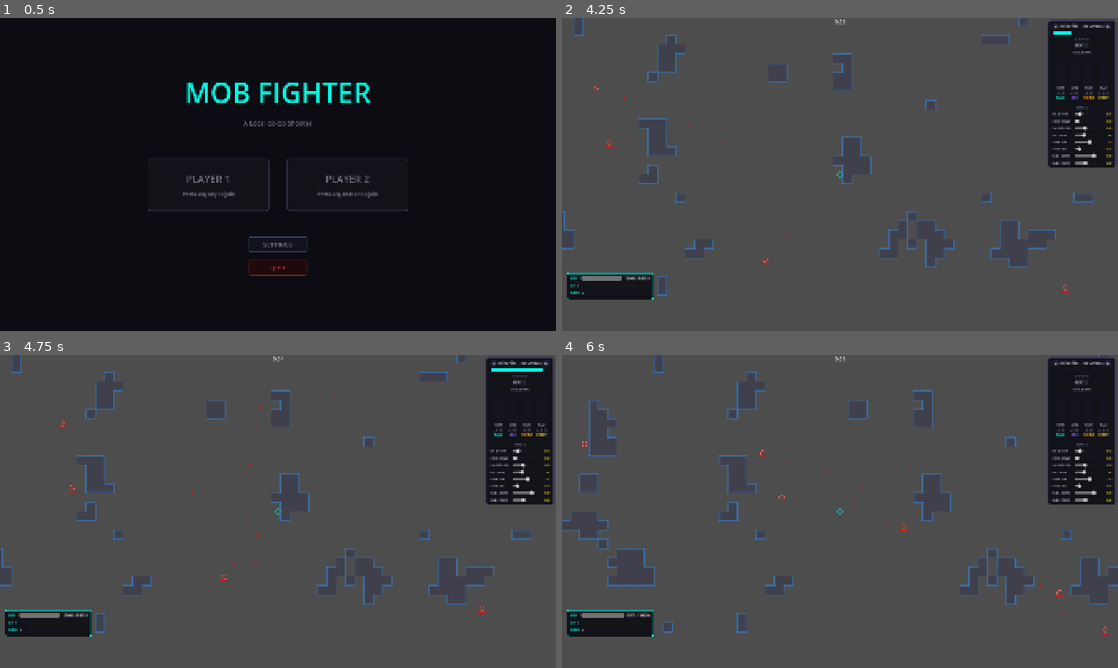
Above: before the commit, frames 1-4 (two rows, left to right).
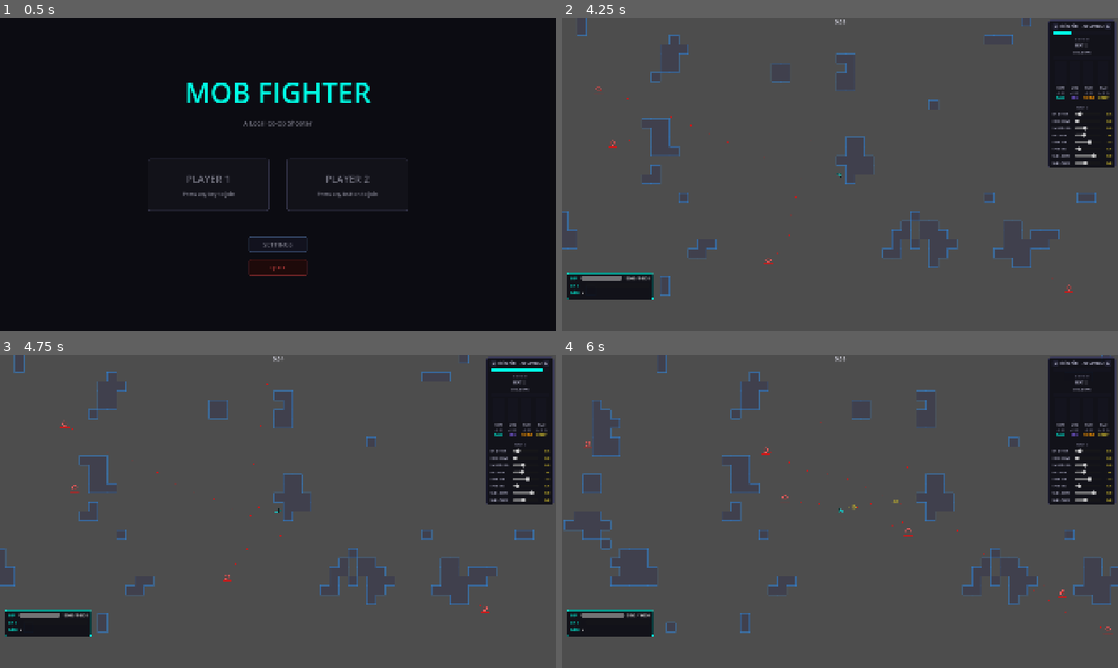
Above: after the commit, the same moments.

Repository: M-E-7/mob-fighter
Game: Godot game, scene res://Levels/MainMenu/MainMenu.tscn
The game is run twice, just before and just after one commit, with the same random seed, the same clock (stepped at 60 frames per second) and the same inputs. Sound files missing from this copy of the repository are replaced by a short silence.
Inputs (mouse positions are in pixels of both pictures, inside the frame that each line leads up to):
- Up to frame 1 (0.5 s): no input
- Up to frame 2 (4.25 s): tap Enter at 0.5 s; move the mouse to (962, 158) at 0.52 s; press the mouse at (962, 158) at 0.53 s; hold Right (ui_right) 0.53-1.25 s; release the mouse at (962, 158) at 1.25 s; drag from (728, 190) to (840, 174) at 1.27 s; click "◀" at 2 s; click "▶" at 2.75 s; move the mouse to (895, 105) at 3.52 s; hold Right (ui_right) from 3.53 s (still down); tap Ctrl at 3.6 s; click (895, 105) at 3.67 s
- Up to frame 3 (4.75 s): release Right (ui_right) at 4.25 s; drag from (250, 574) to (33, 426) at 4.27 s
- Up to frame 4 (6 s): move the mouse to (1006, 558) at 5.02 s; press the mouse at (1006, 558) at 5.03 s; hold Left (ui_left) 5.03-5.75 s; release the mouse at (1006, 558) at 5.75 s; drag from (673, 464) to (945, 552) at 5.77 s

Frame 1 is identical in both runs. In frame 2, 1.6% of the frame differs, in the area x 0-97%, y 0-89%; in frame 3, 1.7%; in frame 4, 2.3%, in the area x 0-100%, y 0-90%.

Commit message:
added plane svg, player now shoots forwards

Diff:
--- a/Components/Scripts/neon_shader_component.gd
+++ b/Components/Scripts/neon_shader_component.gd
@@ -2,6 +2,7 @@
 class_name NeonShaderComponent
 
 const SHADER_PATH := "res://Components/Shaders/neon_shader.gdshader"
+const SPRITE_SHADER_PATH := "res://Components/Shaders/sprite_neon_shader.gdshader"
 
 @export var entity: LivingEntity
 
@@ -27,7 +28,7 @@
 		push_warning("NeonShaderComponent: No visual node found on entity '%s'" % entity.name)
 		return
 	_material = ShaderMaterial.new()
-	_material.shader = load(SHADER_PATH)
+	_material.shader = load(SPRITE_SHADER_PATH) if visual is Sprite2D else load(SHADER_PATH)
 	_material.set_shader_parameter("neon_color", neon_color)
 	_material.set_shader_parameter("glow_intensity", glow_intensity)
 	_material.set_shader_parameter("outline_width", outline_width)
--- a/Components/Scripts/player_input_component.gd
+++ b/Components/Scripts/player_input_component.gd
@@ -5,8 +5,11 @@
 @export var entity: LivingEntity
 @export var target_viewport: SubViewport
 
+@export_group("Settings")
+@export_range(1.0, 30.0, 0.5) var turn_speed: float = 8.0
 
-func _process(_delta: float) -> void:
+
+func _process(delta: float) -> void:
 	if not entity:
 		return
 
@@ -20,4 +23,7 @@
 	else:
 		world_mouse = entity.get_global_mouse_position()
 
-	aim_direction = (world_mouse - entity.global_position).normalized()
+	var mouse_dir := (world_mouse - entity.global_position).normalized()
+	var target_angle := mouse_dir.angle() + PI / 2.0
+	entity.rotation += clamp(angle_difference(entity.rotation, target_angle), -turn_speed * delta, turn_speed * delta)
+	aim_direction = Vector2.from_angle(entity.rotation - PI / 2.0)
--- /dev/null
+++ b/Components/Shaders/sprite_neon_shader.gdshader
@@ -0,0 +1,17 @@
+shader_type canvas_item;
+render_mode unshaded;
+
+uniform vec4 neon_color : source_color = vec4(1.0, 0.0, 0.2, 1.0);
+uniform float glow_intensity : hint_range(1.0, 5.0, 0.1) = 2.5;
+uniform float glow_feather : hint_range(0.01, 0.5, 0.01) = 0.15;
+uniform float pulse_speed : hint_range(0.0, 10.0, 0.5) = 2.0;
+uniform float pulse_amount : hint_range(0.0, 1.0, 0.05) = 0.4;
+
+void fragment() {
+	vec4 tex = texture(TEXTURE, UV);
+	float pulse = 1.0 + sin(TIME * pulse_speed) * pulse_amount;
+	// Pixel brightness drives the neon-trim mask (0 = dark hull, 1 = white trim)
+	float luma = dot(tex.rgb, vec3(0.299, 0.587, 0.114));
+	vec3 tinted = mix(tex.rgb, neon_color.rgb * glow_intensity * pulse, luma);
+	COLOR = vec4(tinted, tex.a);
+}
--- a/Entities/Player/player.tscn
+++ b/Entities/Player/player.tscn
@@ -8,15 +8,25 @@
 [ext_resource type="PackedScene" path="res://Components/NeonShaderComponent.tscn" id="7_01a4e"]
 [ext_resource type="PackedScene" path="res://Components/XPComponent.tscn" id="8_xpc"]
 [ext_resource type="PackedScene" uid="uid://bdl1g4n81lyhx" path="res://Components/MusicVisualsComponent.tscn" id="11_mvc"]
+[ext_resource type="Texture2D" path="res://Entities/Player/player_ship.svg" id="12_svg"]
 
-[sub_resource type="QuadMesh" id="QuadMesh_circle"]
-size = Vector2(18, 18)
+[sub_resource type="RectangleShape2D" id="RectangleShape2D_physics"]
+size = Vector2(28, 28)
+
+[sub_resource type="RectangleShape2D" id="RectangleShape2D_hurtbox"]
+size = Vector2(28, 28)
 
 [node name="Player" unique_id=1517977448 node_paths=PackedStringArray("inputComponent", "movementComponent", "shootComponent") instance=ExtResource("1_tekja")]
 script = ExtResource("2_4wf4l")
 inputComponent = NodePath("PlayerInputComponent")
 movementComponent = NodePath("MovementComponent")
 shootComponent = NodePath("ShootComponent")
+
+[node name="CollisionShape2D" parent="." unique_id=1985241145]
+shape = SubResource("RectangleShape2D_physics")
+
+[node name="CollisionShape2D" parent="HurtboxComponent" unique_id=1421386013]
+shape = SubResource("RectangleShape2D_hurtbox")
 
 [node name="PlayerInputComponent" parent="." index="0" unique_id=1327699038 node_paths=PackedStringArray("entity") instance=ExtResource("3_pic")]
 entity = NodePath("..")
@@ -28,21 +38,19 @@
 entity = NodePath("..")
 
 [node name="SpriteDisplay" parent="." index="7" unique_id=386316919]
-visible = false
+scale = Vector2(0.21875, 0.21875)
+texture = ExtResource("12_svg")
 
-[node name="CircleDisplay" type="MeshInstance2D" parent="." index="8" unique_id=1479216286]
-mesh = SubResource("QuadMesh_circle")
-
-[node name="NeonShaderComponent" parent="." index="9" unique_id=1473147525 node_paths=PackedStringArray("entity") instance=ExtResource("7_01a4e")]
+[node name="NeonShaderComponent" parent="." index="8" unique_id=1473147525 node_paths=PackedStringArray("entity") instance=ExtResource("7_01a4e")]
 entity = NodePath("..")
 neon_color = Color(1.732707e-06, 0.6250728, 0.5000574, 1)
 glow_intensity = 2.8
 pulse_speed = 7.5
 pulse_amount = 0.0
 
-[node name="XPComponent" parent="." index="10" unique_id=998877665 node_paths=PackedStringArray("entity") instance=ExtResource("8_xpc")]
+[node name="XPComponent" parent="." index="9" unique_id=998877665 node_paths=PackedStringArray("entity") instance=ExtResource("8_xpc")]
 entity = NodePath("..")
 
-[node name="MusicVisualsComponent" parent="." index="11" unique_id=1887654321 node_paths=PackedStringArray("entity", "neon_component") instance=ExtResource("11_mvc")]
+[node name="MusicVisualsComponent" parent="." index="10" unique_id=1887654321 node_paths=PackedStringArray("entity", "neon_component") instance=ExtResource("11_mvc")]
 entity = NodePath("..")
 neon_component = NodePath("../NeonShaderComponent")
--- /dev/null
+++ b/Entities/Player/player_ship.svg
@@ -0,0 +1,29 @@
+<svg xmlns="http://www.w3.org/2000/svg" viewBox="0 0 128 128" width="128" height="128">
+  <!-- Left wing (drawn first so fuselage overlaps the root) -->
+  <polygon points="55,50 52,62 8,86 10,92 46,96 60,84 55,68"
+    fill="#0D0D0F" stroke="#FFFFFF" stroke-width="2.5" stroke-linejoin="round"/>
+
+  <!-- Right wing -->
+  <polygon points="73,50 76,62 120,86 118,92 82,96 68,84 73,68"
+    fill="#0D0D0F" stroke="#FFFFFF" stroke-width="2.5" stroke-linejoin="round"/>
+
+  <!-- Main fuselage -->
+  <polygon points="64,8 69,26 73,50 68,80 64,88 60,80 55,50 59,26"
+    fill="#0D0D0F" stroke="#FFFFFF" stroke-width="2.5" stroke-linejoin="round"/>
+
+  <!-- Single central engine pod -->
+  <ellipse cx="64" cy="98" rx="10" ry="14"
+    fill="#0D0D0F" stroke="#FFFFFF" stroke-width="2"/>
+
+  <!-- Engine exhaust glow hint -->
+  <ellipse cx="64" cy="105" rx="4" ry="4"
+    fill="#FFFFFF" fill-opacity="0.35"/>
+
+  <!-- Cockpit canopy (dark panel near nose) -->
+  <polygon points="64,16 67,22 67,40 64,44 61,40 61,22"
+    fill="#080810" stroke="#FFFFFF" stroke-width="1.5" stroke-linejoin="round"/>
+
+  <!-- Central hull spine accent -->
+  <line x1="64" y1="48" x2="64" y2="78"
+    stroke="#FFFFFF" stroke-width="1" stroke-opacity="0.6"/>
+</svg>
--- a/Entities/Player2/player2.tscn
+++ b/Entities/Player2/player2.tscn
@@ -8,15 +8,25 @@
 [ext_resource type="PackedScene" path="res://Components/NeonShaderComponent.tscn" id="7_01a4e"]
 [ext_resource type="PackedScene" path="res://Components/XPComponent.tscn" id="8_xpc"]
 [ext_resource type="PackedScene" path="res://Components/MusicVisualsComponent.tscn" id="11_mvc"]
+[ext_resource type="Texture2D" path="res://Entities/Player/player_ship.svg" id="12_svg"]
 
-[sub_resource type="QuadMesh" id="QuadMesh_circle"]
-size = Vector2(18, 18)
+[sub_resource type="RectangleShape2D" id="RectangleShape2D_physics"]
+size = Vector2(28, 28)
+
+[sub_resource type="RectangleShape2D" id="RectangleShape2D_hurtbox"]
+size = Vector2(28, 28)
 
 [node name="Player2" unique_id=1517977448 node_paths=PackedStringArray("inputComponent", "movementComponent", "shootComponent") instance=ExtResource("1_tekja")]
 script = ExtResource("2_p2")
 inputComponent = NodePath("ControllerInputComponent")
 movementComponent = NodePath("MovementComponent")
 shootComponent = NodePath("ShootComponent")
+
+[node name="CollisionShape2D" parent="." unique_id=1985241145]
+shape = SubResource("RectangleShape2D_physics")
+
+[node name="CollisionShape2D" parent="HurtboxComponent" unique_id=1421386013]
+shape = SubResource("RectangleShape2D_hurtbox")
 
 [node name="ControllerInputComponent" parent="." index="0" unique_id=2327699038 node_paths=PackedStringArray("entity") instance=ExtResource("3_cic")]
 entity = NodePath("..")
@@ -28,22 +38,20 @@
 entity = NodePath("..")
 
 [node name="SpriteDisplay" parent="." index="7" unique_id=386316919]
-visible = false
+scale = Vector2(0.21875, 0.21875)
+texture = ExtResource("12_svg")
 
-[node name="CircleDisplay" type="MeshInstance2D" parent="." index="8" unique_id=2479216286]
-mesh = SubResource("QuadMesh_circle")
-
-[node name="NeonShaderComponent" parent="." index="9" unique_id=2473147525 node_paths=PackedStringArray("entity") instance=ExtResource("7_01a4e")]
+[node name="NeonShaderComponent" parent="." index="8" unique_id=2473147525 node_paths=PackedStringArray("entity") instance=ExtResource("7_01a4e")]
 entity = NodePath("..")
 neon_color = Color(1.0, 0.35, 0.05, 1)
 glow_intensity = 2.8
 pulse_speed = 7.5
 pulse_amount = 0.0
 
-[node name="XPComponent" parent="." index="10" unique_id=2998877665 node_paths=PackedStringArray("entity") instance=ExtResource("8_xpc")]
+[node name="XPComponent" parent="." index="9" unique_id=2998877665 node_paths=PackedStringArray("entity") instance=ExtResource("8_xpc")]
 entity = NodePath("..")
 track_xp = false
 
-[node name="MusicVisualsComponent" parent="." index="11" unique_id=2887654321 node_paths=PackedStringArray("entity", "neon_component") instance=ExtResource("11_mvc")]
+[node name="MusicVisualsComponent" parent="." index="10" unique_id=2887654321 node_paths=PackedStringArray("entity", "neon_component") instance=ExtResource("11_mvc")]
 entity = NodePath("..")
 neon_component = NodePath("NeonShaderComponent")
Not shown, added: Components/Shaders/sprite_neon_shader.gdshader.uid
Not shown, added: Entities/Player/player_ship.svg.import
Not shown, changed: CLAUDE.md
